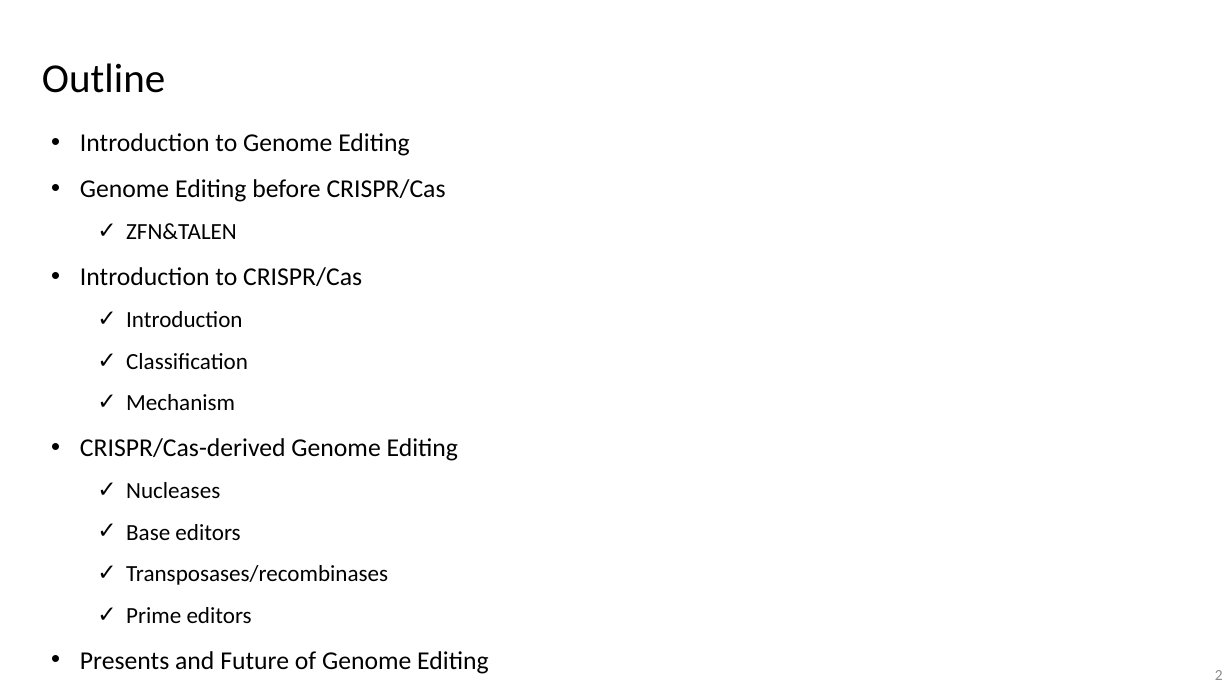
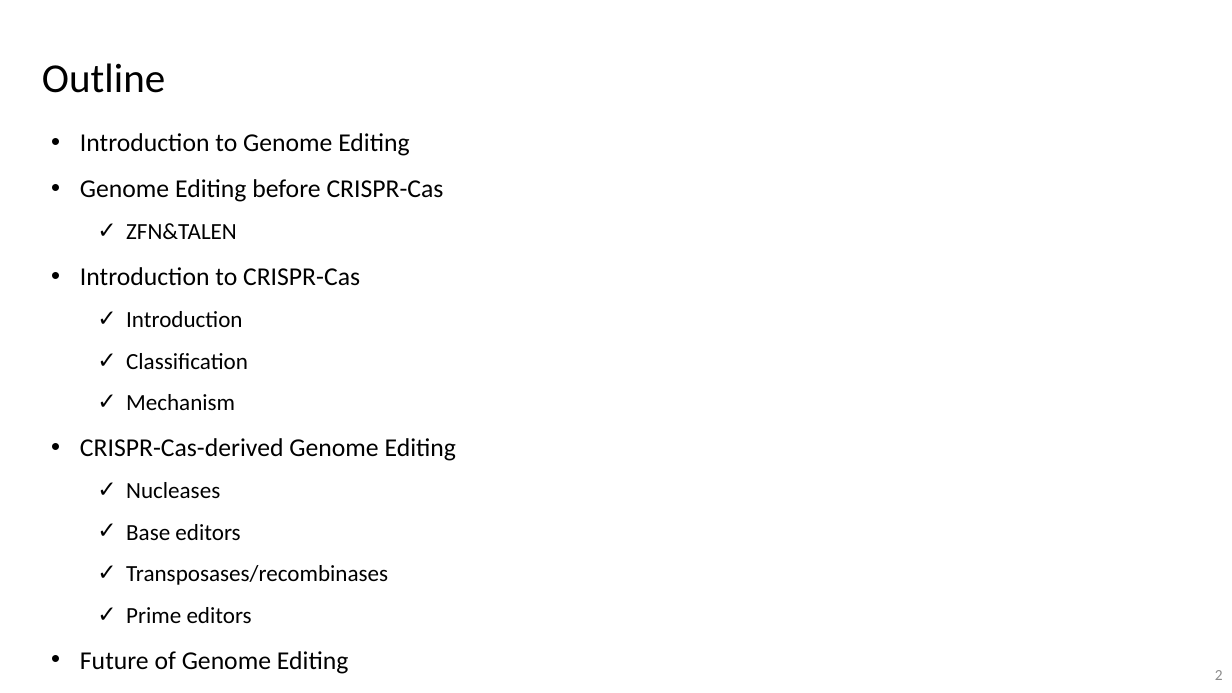
Before and after one commit to vwOvOwv/PKU-Undergraduate-Course, a slide deck: slide 2 of 遗传学(Genetics)/讨论课/Topic-3_遗传学技术/CRISPR-Cas.pptx. Drawn at 1232x693 pixels with LibreOffice and Linux fonts; fonts in the diff are those of the drawing. Boxes give left, top, right and bottom in pixels: in the first picture for what was removed or moved away, otherwise in the second. Text is boxed around its words. In the diff, an @@ line names an element or a change of style, - is before the commit and + after.

```diff
--- a/遗传学(Genetics)/讨论课/Topic-3_遗传学技术/CRISPR-Cas.pptx
+++ b/遗传学(Genetics)/讨论课/Topic-3_遗传学技术/CRISPR-Cas.pptx
@@ text at bbox=[80, 179, 444, 202]: text changed @@
-• Genome Editing before CRISPR/Cas
+• Genome Editing before CRISPR-Cas
@@ text at bbox=[80, 267, 360, 286]: text changed @@
-• Introduction to CRISPR/Cas
+• Introduction to CRISPR-Cas
@@ text at bbox=[80, 438, 456, 461]: text changed @@
-• CRISPR/Cas-derived Genome Editing
+• CRISPR-Cas-derived Genome Editing
@@ text at bbox=[80, 651, 348, 674]: text changed @@
-• Presents and Future of Genome Editing
+• Future of Genome Editing
```
Also in this commit, not shown: 11 other slides changed, 9 slides added, 2 slides removed, 19 other files.
